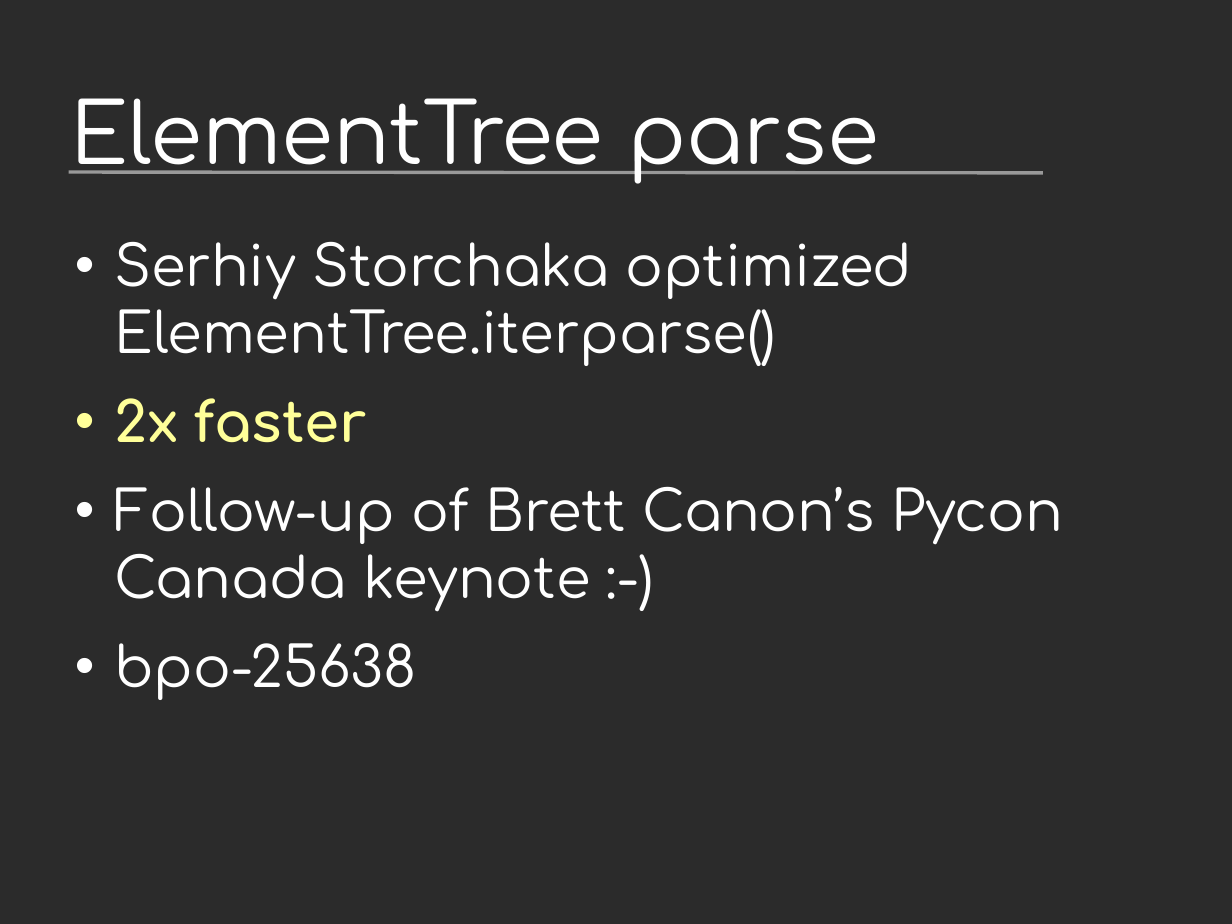
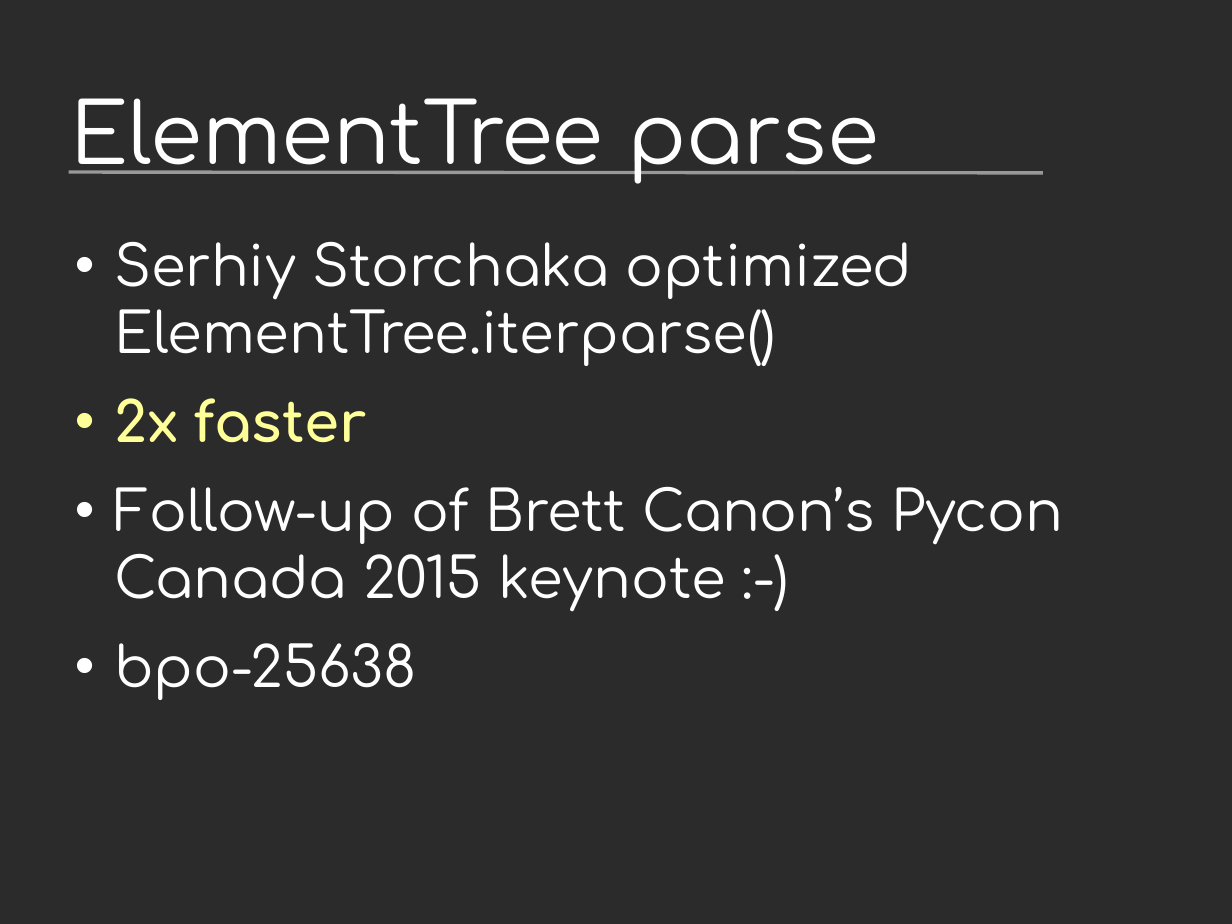
Before and after one commit to vstinner/talks, a slide deck: slide 20 of 2017-PyconUS/python36_opt.odp (slide 21 before the commit). Drawn at 1232x924 pixels with LibreOffice and Linux fonts; fonts in the diff are those of the drawing; background and template pictures are left out; a plain dark background stands for a picture behind light text. Boxes give left, top, right and bottom in pixels: in the first picture for what was removed or moved away, otherwise in the second. Text is boxed around its words. In the diff, an @@ line names an element or a change of style, - is before the commit and + after.

```diff
--- a/2017-PyconUS/python36_opt.odp
+++ b/2017-PyconUS/python36_opt.odp
@@ text at (114, 487, 1063, 612): text changed @@
-• Follow-up of Brett Canon’s Pycon Canada keynote :-)
+• Follow-up of Brett Canon’s Pycon Canada 2015 keynote :-)
```
Also in this commit, not shown: 4 other slides changed, 1 slide removed, 1 other file.
